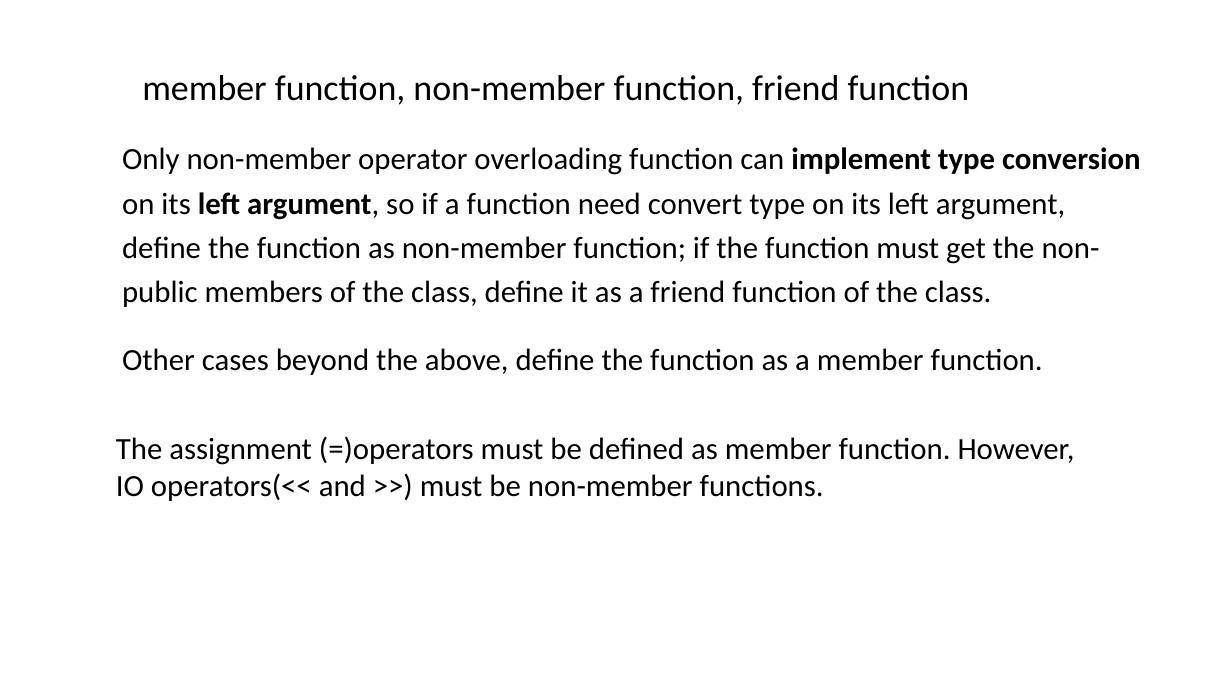
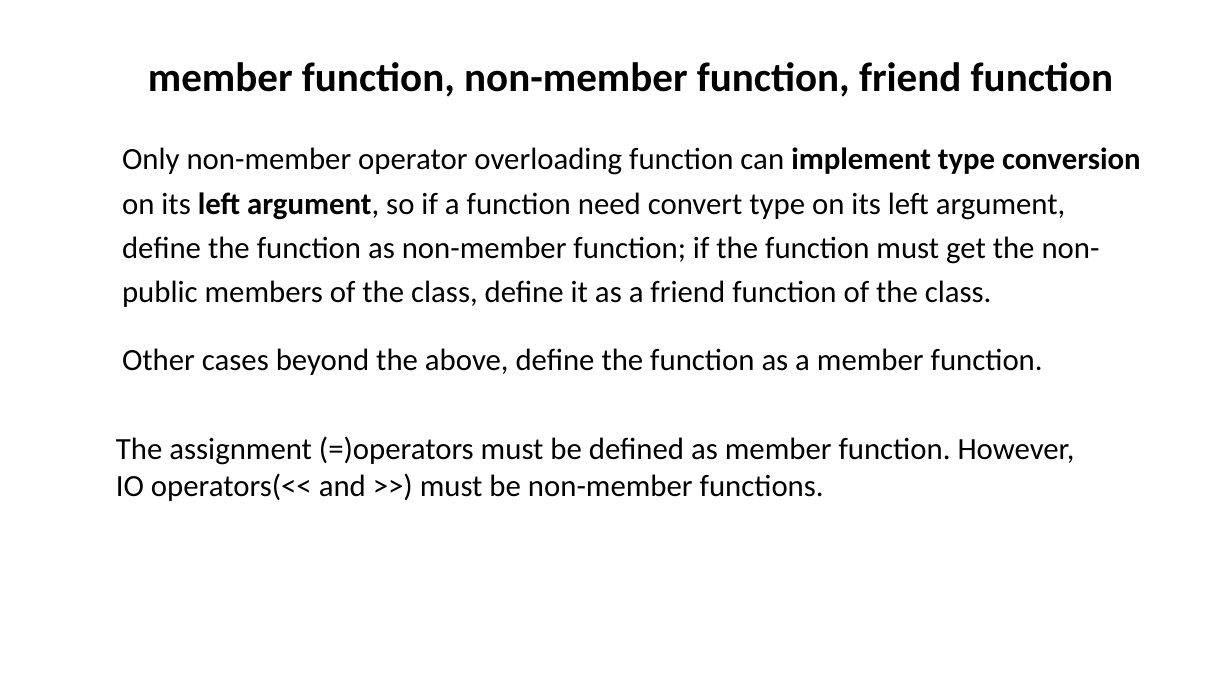
Before and after one commit to ShiqiYu/CPP, a slide deck: slide 4 of week10/Lab10.pptx. Drawn at 1232x693 pixels with LibreOffice and Linux fonts; fonts in the diff are those of the drawing; background and template pictures are left out. Boxes give left, top, right and bottom in pixels: in the first picture for what was removed or moved away, otherwise in the second. Text is boxed around its words. In the diff, an @@ line names an element or a change of style, - is before the commit and + after.

```diff
--- a/week10/Lab10.pptx
+++ b/week10/Lab10.pptx
@@ text "member function, non-member function, friend ...": place and size @@
-text "member function, non-member function, friend ..." at (142,75,970,105)
+text "member function, non-member function, friend ..." at (148,62,1113,97)
@@ text "member function, non-member function, friend ..." at (148,62,1113,97): size 28 to 32 pt, bold on @@
```
Also in this commit, not shown: 5 other slides changed, 1 slide added, 2 other files.
